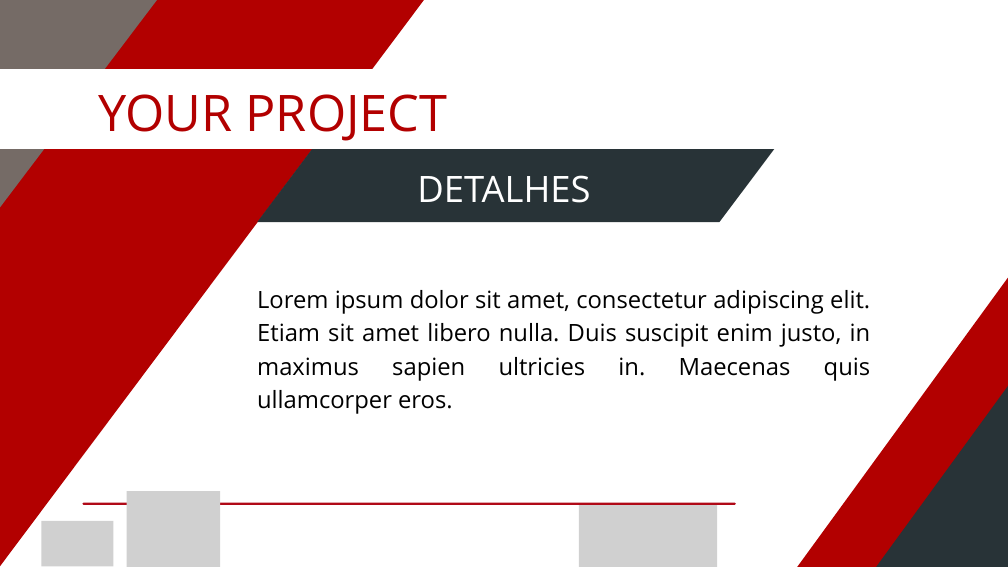
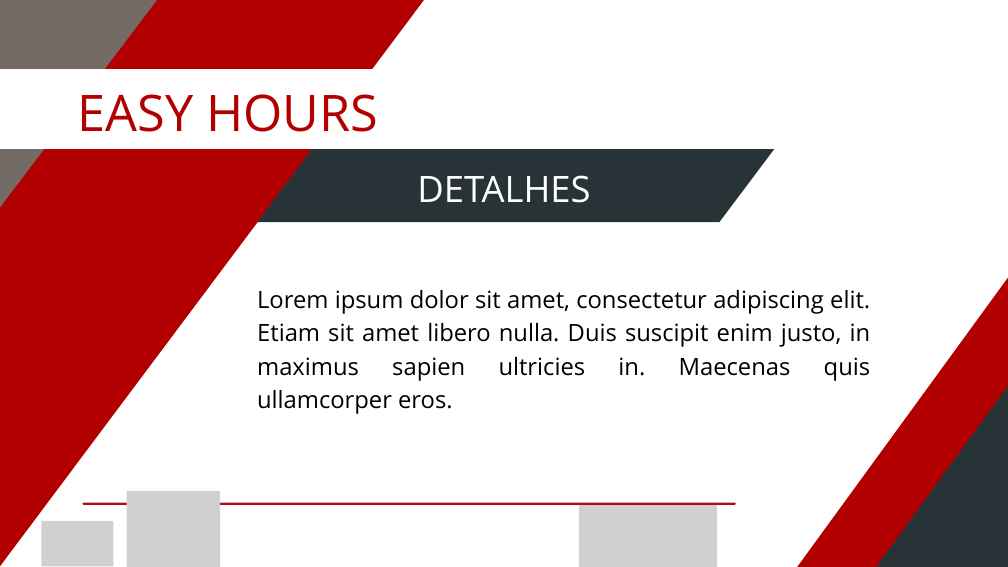
Before and after one commit to gabrielMendes21/tcc-etecZL, a slide deck: slide 5 of apresentacao/IBM Project - apresentacao.pptx. Drawn at 1008x567 pixels with LibreOffice and Linux fonts; fonts in the diff are those of the drawing; grey boxes stand for pictures. Boxes give left, top, right and bottom in pixels: in the first picture for what was removed or moved away, otherwise in the second. Text is boxed around its words. In the diff, an @@ line names an element or a change of style, - is before the commit and + after.

Commit message:
update powerpoint presentation

```diff
--- a/apresentacao/IBM Project - apresentacao.pptx
+++ b/apresentacao/IBM Project - apresentacao.pptx
@@ text at (78,94,379,132): text changed @@
-YOUR PROJECT
+EASY HOURS
```
Also in this commit, not shown: 2 other slides changed, 2 slides added, 2 slides removed.
